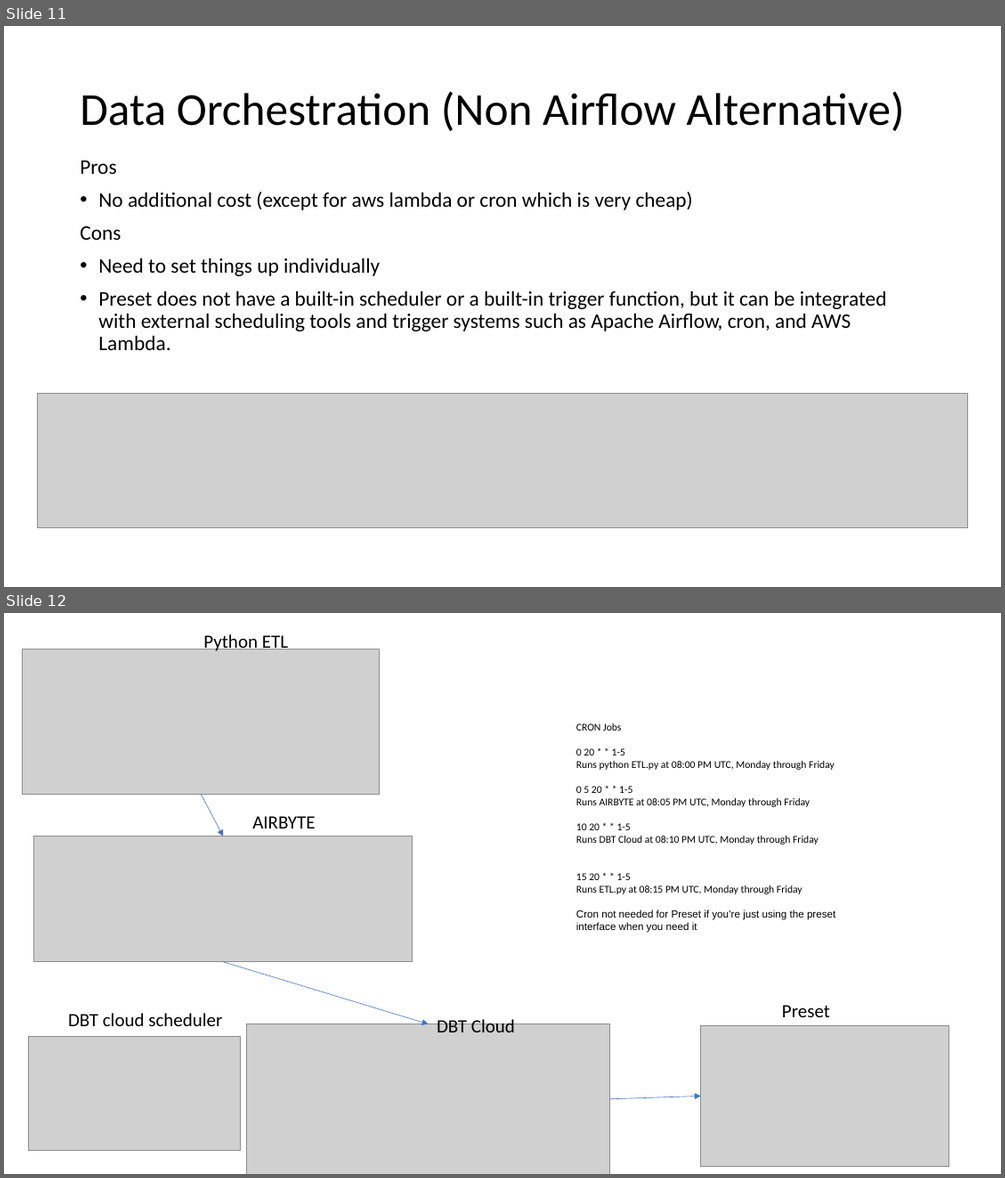
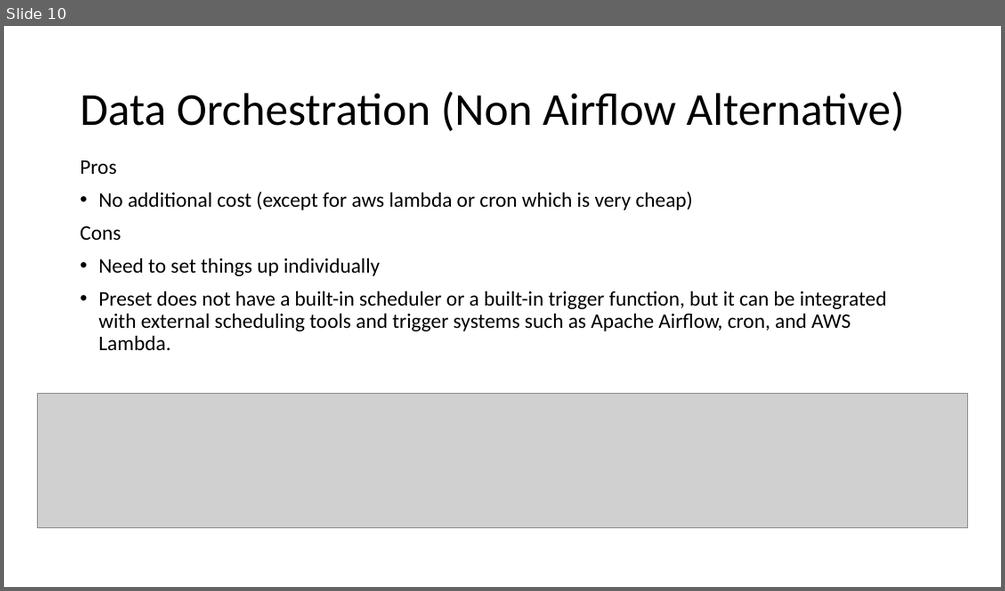
Before and after one commit to Quarky123/dataengineeringcamp-capstone, a slide deck: capstone presentation.pptx. Shown one above the other, each under a label of ours: slides 11 and 12 before the commit, slide 10 after it. The pictures are 1005x1178 and 1005x591 pixels, drawn with LibreOffice and Linux fonts; fonts in the diff are those of the drawing; grey boxes stand for pictures. Boxes give left, top, right and bottom in pixels: in the first picture for what was removed or moved away, otherwise in the second. Text is boxed around its words. In the diff, an @@ line names an element or a change of style, - is before the commit and + after.

```diff
--- a/capstone presentation.pptx
+++ b/capstone presentation.pptx
@@ slide 12 removed at (4, 613, 1001, 1174), background #FFFFFF @@
@@ text removed at (203, 634, 288, 653) @@
-Python ETL
@@ picture removed at (22, 649, 380, 795) @@
@@ text removed at (576, 723, 835, 933) @@
-CRON Jobs
-0 20 * * 1-5
-Runs python ETL.py at 08:00 PM UTC, Monday through Friday
-0 5 20 * * 1-5
-Runs AIRBYTE at 08:05 PM UTC, Monday through Friday
-10 20 * * 1-5
-Runs DBT Cloud at 08:10 PM UTC, Monday through Friday
-15 20 * * 1-5
-Runs ETL.py at 08:15 PM UTC, Monday through Friday
-Cron not needed for Preset if you’re just using the preset interface when you need it
@@ arrow removed from (201, 794) to (223, 835) @@
@@ text removed at (252, 816, 315, 828) @@
-AIRBYTE
@@ picture removed at (34, 835, 413, 962) @@
@@ arrow removed from (223, 962) to (428, 1024) @@
@@ text removed at (68, 1013, 222, 1026) @@
-DBT cloud scheduler
@@ text removed at (782, 1005, 830, 1017) @@
-Preset
@@ picture removed at (29, 1037, 241, 1151) @@
@@ picture removed at (247, 1024, 610, 1174) @@
@@ text removed at (437, 1016, 515, 1032) @@
-DBT Cloud
@@ picture removed at (701, 1025, 949, 1167) @@
@@ arrow removed from (610, 1099) to (701, 1096) @@
@@ what was slide 11 is now slide 10 @@
```
Also in this commit, not shown: 3 slides changed, 3 other slides removed, 2 other files.
